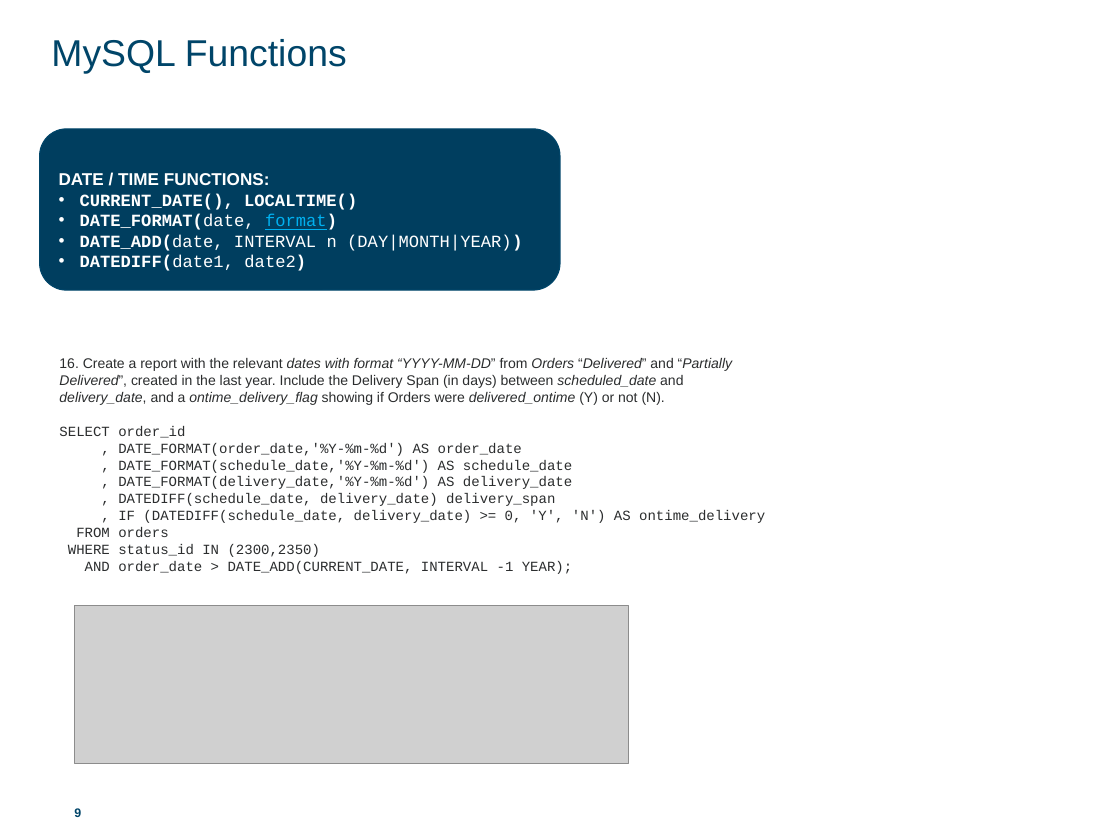
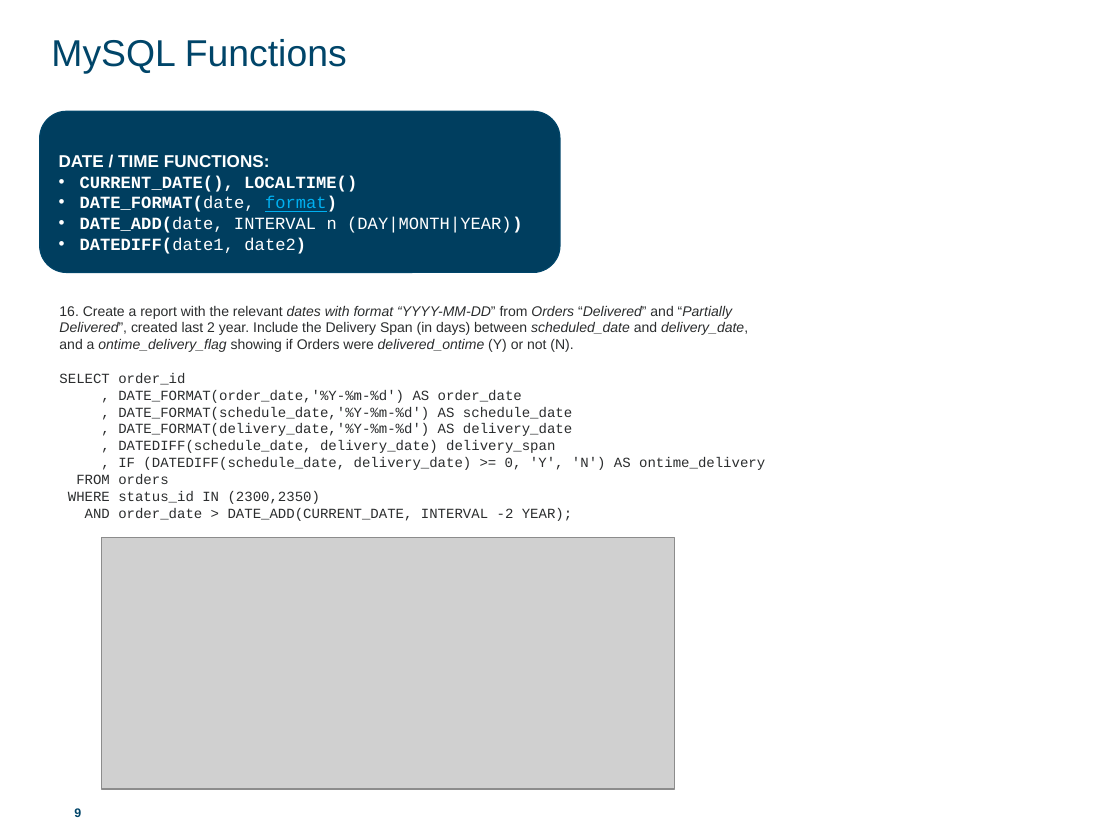
Before and after one commit to softtekAcademy/JavaCourse2016, a slide deck: slide 9 of SQL-master/SQL [2] Query buildings.pptx. Drawn at 1120x840 pixels with LibreOffice and Linux fonts; fonts in the diff are those of the drawing; grey boxes stand for pictures. Boxes give left, top, right and bottom in pixels: in the first picture for what was removed or moved away, otherwise in the second. Text is boxed around its words. In the diff, an @@ line names an element or a change of style, - is before the commit and + after.

```diff
--- a/SQL-master/SQL [2] Query buildings.pptx
+++ b/SQL-master/SQL [2] Query buildings.pptx
@@ rounded rectangle "DATE / TIME FUNCTIONS:": place and size @@
-rounded rectangle "DATE / TIME FUNCTIONS:" at (39, 129, 560, 290)
+rounded rectangle "DATE / TIME FUNCTIONS:" at (39, 111, 560, 272)
@@ text "16. Create a report with ...": place and size @@
-text "16. Create a report with ..." at (59, 358, 765, 574)
+text "16. Create a report with ..." at (59, 306, 765, 521)
@@ text at (59, 306, 748, 352): text changed @@
-16. Create a report with the relevant dates with format “YYYY-MM-DD” from Orders “Delivered” and “Partially Delivered”, created in the last year. Include the Delivery Span (in days) between scheduled_date and delivery_date, and a ontime_delivery_flag showing if Orders were delivered_ontime (Y) or not (N).
+16. Create a report with the relevant dates with format “YYYY-MM-DD” from Orders “Delivered” and “Partially Delivered”, created last 2 year. Include the Delivery Span (in days) between scheduled_date and delivery_date, and a ontime_delivery_flag showing if Orders were delivered_ontime (Y) or not (N).
@@ text at (85, 508, 572, 521): text changed @@
-AND order_date > DATE_ADD(CURRENT_DATE, INTERVAL -1 YEAR);
+AND order_date > DATE_ADD(CURRENT_DATE, INTERVAL -2 YEAR);
@@ picture: place and size @@
-picture at (75, 605, 628, 764)
+picture at (102, 538, 674, 788)
```
Also in this commit, not shown: 3 other slides changed, 2 slides added, 6 other files.
